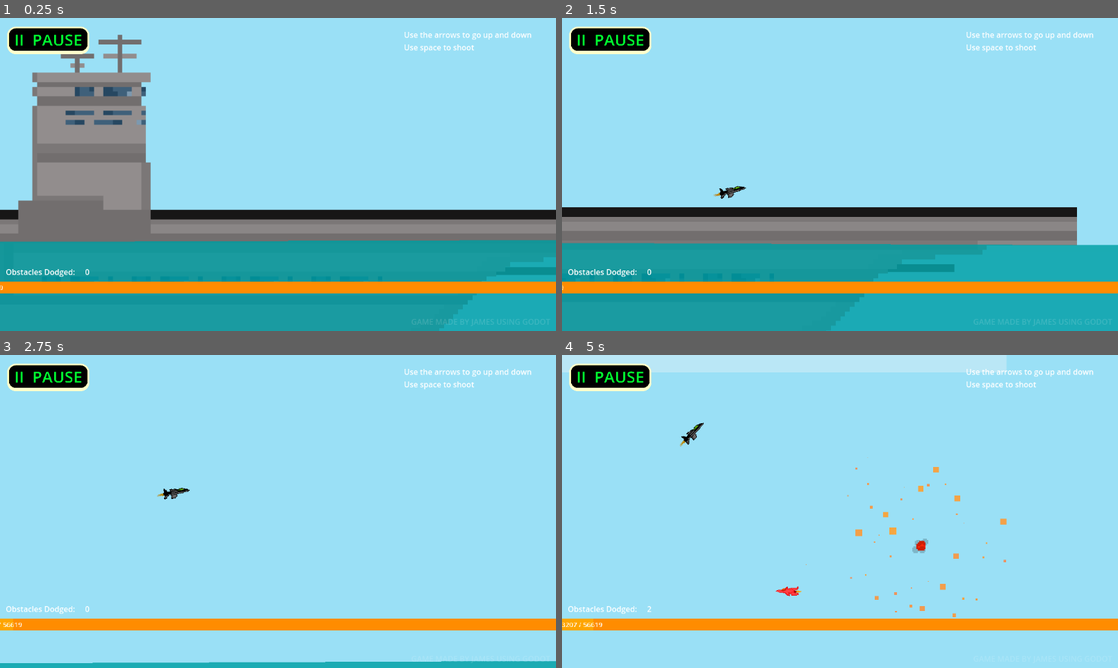
Above: before the commit, frames 1-4 (two rows, left to right).
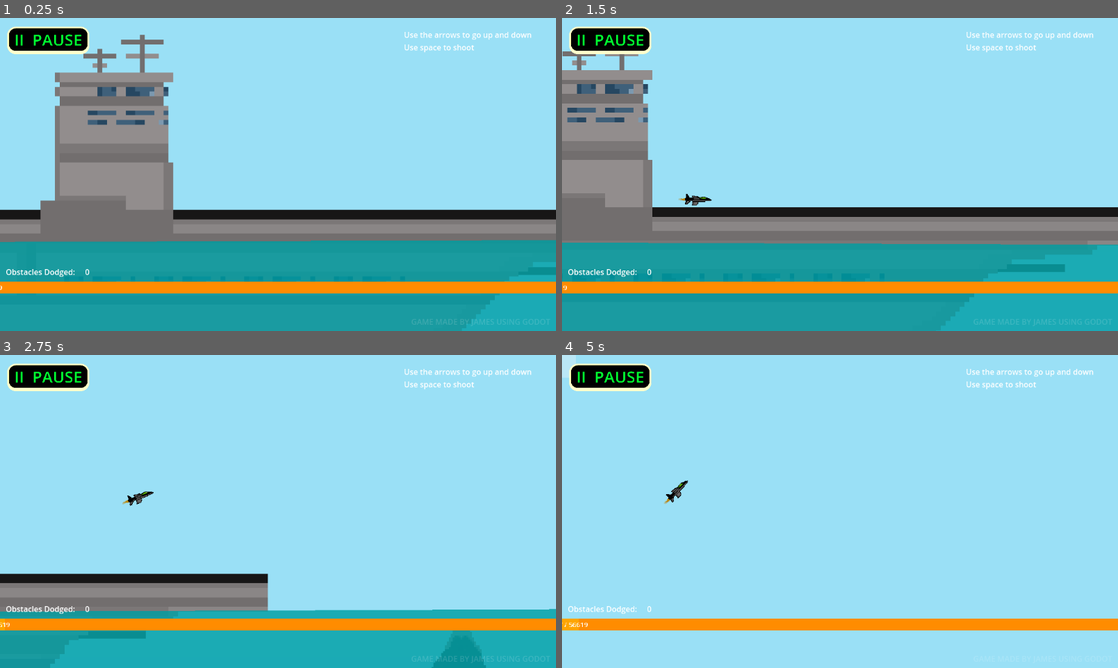
Above: after the commit, the same moments.

Repository: star6fish/DigitalTechInternalInternal
Game: Godot game, scene res://scenes/TestingScene.tscn
Two runs of this game, one before a commit and one after it. Both use one fixed random seed, a clock stepped at 60 frames per second and the inputs below. The project has no main scene, so this scene is started directly.
Inputs:
- Up to frame 1 (0.25 s): no input
- Up to frame 2 (1.5 s): click "II PAUSE" at 0.5 s; click "RESUME" at 1.25 s
- Up to frame 3 (2.75 s): hold Right (ui_right) from 2.03 s (still down); hold Space (shoot) from 2.03 s (still down)
- Up to frame 4 (5 s): release Right (ui_right) at 2.78 s; release Space (shoot) at 2.78 s; hold Down (ui_down) 2.78-3.53 s; tap Space (shoot) at 2.85, 4.35 s; hold Right (ui_right) 3.53-4.28 s; hold Space (shoot) 3.53-4.28 s; hold Up (ui_up) from 4.28 s (still down)

The runs differ from the first frame. In frame 1, 5.7% of the frame differs, in the area x 0-94%, y 5-92%; in frame 2, 11%; in frame 3, 19%, in the area x 0-100%, y 42-100%; in frame 4, 4.8%.

Commit message:
18/10/2024

Diff:
--- a/assets/Bullet.tscn
+++ b/assets/Bullet.tscn
@@ -16,13 +16,22 @@
 orbit_velocity_max = 1.801
 gravity = Vector3(0, 80, 0)
 
+[sub_resource type="Gradient" id="Gradient_6blgd"]
+offsets = PackedFloat32Array(0, 0.843023)
+colors = PackedColorArray(1, 1, 1, 1, 0, 0, 0, 1)
+
+[sub_resource type="GradientTexture2D" id="GradientTexture2D_34vey"]
+gradient = SubResource("Gradient_6blgd")
+fill = 1
+fill_from = Vector2(0.501424, 0.498576)
+
 [node name="Area2D" type="Area2D"]
 scale = Vector2(0.0112261, 0.522914)
 script = ExtResource("1_2g4tb")
 metadata/Bullet = true
 
 [node name="CollisionShape2D" type="CollisionShape2D" parent="."]
-scale = Vector2(1.66953, 4.22095)
+scale = Vector2(1.66953, 2.69106)
 shape = SubResource("RectangleShape2D_ta37u")
 
 [node name="ColorRect" type="ColorRect" parent="."]
@@ -36,3 +45,14 @@
 modulate = Color(0.941176, 0.678431, 0.431373, 1)
 process_material = SubResource("ParticleProcessMaterial_xsvi5")
 lifetime = 2.05
+
+[node name="PointLight2D" type="PointLight2D" parent="."]
+z_index = -1
+z_as_relative = false
+position = Vector2(44.5389, 1.90735e-06)
+scale = Vector2(59.8494, 0.119523)
+energy = 10.05
+range_layer_min = -1
+range_item_cull_mask = 2
+shadow_enabled = true
+texture = SubResource("GradientTexture2D_34vey")
--- a/assets/Player.tscn
+++ b/assets/Player.tscn
@@ -58,8 +58,8 @@
 [node name="CharacterBody2D" type="CharacterBody2D"]
 scale = Vector2(1.07735, 1.07735)
 script = ExtResource("1_5acs1")
-ExplosionScene = ExtResource("2_ovkc5")
-BulletScene = ExtResource("3_007f3")
+explosion_scene = ExtResource("2_ovkc5")
+bullet_scene = ExtResource("3_007f3")
 
 [node name="Area2D" type="Area2D" parent="."]
 
--- a/scenes/OptionsScreen.tscn
+++ b/scenes/OptionsScreen.tscn
@@ -371,7 +371,8 @@
 scale = Vector2(0.319986, 0.332453)
 pivot_offset = Vector2(734, 111)
 theme_override_colors/font_color = Color(0, 1, 0.192157, 1)
-theme_override_colors/font_pressed_color = Color(0, 0, 0, 1)
+theme_override_colors/font_pressed_color = Color(0.737255, 1, 0.192157, 1)
+theme_override_colors/font_hover_color = Color(0.737255, 1, 0.192157, 1)
 theme_override_font_sizes/font_size = 125
 theme_override_styles/normal = ExtResource("2_6glo3")
 theme_override_styles/hover = ExtResource("3_nrnbf")
--- a/scenes/PlayScreen.tscn
+++ b/scenes/PlayScreen.tscn
@@ -52,8 +52,8 @@
 scale = Vector2(0.601463, 0.569333)
 pivot_offset = Vector2(273, 117)
 theme_override_colors/font_color = Color(0, 1, 0.192157, 1)
-theme_override_colors/font_pressed_color = Color(0, 0, 0, 1)
-theme_override_colors/font_hover_color = Color(0, 0, 0, 1)
+theme_override_colors/font_pressed_color = Color(0.737255, 1, 0.192157, 1)
+theme_override_colors/font_hover_color = Color(0.737255, 1, 0.192157, 1)
 theme_override_font_sizes/font_size = 150
 theme_override_styles/normal = ExtResource("2_y6fqv")
 theme_override_styles/hover = ExtResource("3_6dm14")
@@ -68,8 +68,8 @@
 scale = Vector2(0.357514, 0.338416)
 pivot_offset = Vector2(339, 117)
 theme_override_colors/font_color = Color(1, 1, 1, 1)
-theme_override_colors/font_pressed_color = Color(0, 0, 0, 1)
-theme_override_colors/font_hover_color = Color(0, 0, 0, 1)
+theme_override_colors/font_pressed_color = Color(0.776471, 0.776471, 0.776471, 1)
+theme_override_colors/font_hover_color = Color(0.776471, 0.776471, 0.776471, 1)
 theme_override_font_sizes/font_size = 150
 theme_override_styles/normal = ExtResource("2_y6fqv")
 theme_override_styles/hover = ExtResource("3_6dm14")
@@ -84,8 +84,8 @@
 scale = Vector2(0.357, 0.338)
 pivot_offset = Vector2(339, 117)
 theme_override_colors/font_color = Color(1, 1, 1, 1)
-theme_override_colors/font_pressed_color = Color(0, 0, 0, 1)
-theme_override_colors/font_hover_color = Color(0, 0, 0, 1)
+theme_override_colors/font_pressed_color = Color(0.776471, 0.776471, 0.776471, 1)
+theme_override_colors/font_hover_color = Color(0.776471, 0.776471, 0.776471, 1)
 theme_override_font_sizes/font_size = 150
 theme_override_styles/normal = ExtResource("2_y6fqv")
 theme_override_styles/hover = ExtResource("3_6dm14")
--- a/scenes/TestingScene.tscn
+++ b/scenes/TestingScene.tscn
@@ -2,7 +2,6 @@
 
 [ext_resource type="PackedScene" uid="uid://c1wlff68hwr0h" path="res://assets/Player.tscn" id="1_86ifi"]
 [ext_resource type="Script" path="res://scripts/TestingScene.gd" id="1_qlakw"]
-[ext_resource type="PackedScene" uid="uid://kownbogt80w6" path="res://assets/obstacle.tscn" id="2_p6737"]
 [ext_resource type="PackedScene" uid="uid://btccivvk86dij" path="res://assets/missile.tscn" id="4_53f2b"]
 [ext_resource type="PackedScene" uid="uid://bdab77ain0ysm" path="res://assets/mountain.tscn" id="4_ngl22"]
 [ext_resource type="PackedScene" uid="uid://0j8eka4tmoa1" path="res://assets/jetplane_obstacle1.tscn" id="5_tqf1o"]
@@ -30,8 +29,9 @@
 background_energy_multiplier = 5.55
 ambient_light_color = Color(0.941421, 0.896557, 0.99677, 1)
 glow_enabled = true
-glow_normalized = true
-glow_intensity = 1.0
+glow_intensity = 0.27
+glow_strength = 1.08
+glow_hdr_scale = 0.0
 fog_light_color = Color(0.392157, 0.423529, 0.47451, 1)
 fog_light_energy = 1.48
 
@@ -72,20 +72,31 @@
 fill_from = Vector2(0, 1)
 fill_to = Vector2(0, 0)
 
+[sub_resource type="Environment" id="Environment_3utu1"]
+background_mode = 3
+background_energy_multiplier = 5.55
+ambient_light_color = Color(0.941421, 0.896557, 0.99677, 1)
+glow_enabled = true
+glow_normalized = true
+glow_intensity = 4.15
+glow_strength = 1.15
+glow_hdr_scale = 0.0
+fog_light_color = Color(0.392157, 0.423529, 0.47451, 1)
+fog_light_energy = 1.48
+
 [node name="Node2D" type="Node2D"]
 modulate = Color(1, 0.968627, 0.968627, 1)
 position = Vector2(425, 512)
 script = ExtResource("1_qlakw")
-ObstacleScene = ExtResource("2_p6737")
-MountainScene = ExtResource("4_ngl22")
-MissileScene = ExtResource("4_53f2b")
-JetPlane_Obstacle1Scene = ExtResource("5_tqf1o")
-JetPlane_Obstacle2Scene = ExtResource("6_tij6r")
-JetPlane_Obstacle3Scene = ExtResource("7_fleq2")
-JetPlane_Obstacle4Scene = ExtResource("8_271cl")
-CactusScene = ExtResource("20_yunnv")
-JungleTree_Obstacle1Scene = ExtResource("10_fteo2")
-JungleTree_Obstacle2Scene = ExtResource("11_th4ki")
+mountain_scene = ExtResource("4_ngl22")
+missile_scene = ExtResource("4_53f2b")
+jet_plane_obstacle1_scene = ExtResource("5_tqf1o")
+jet_plane_obstacle2_scene = ExtResource("6_tij6r")
+jet_plane_obstacle3_scene = ExtResource("7_fleq2")
+jet_plane_obstacle4_scene = ExtResource("8_271cl")
+cactus_scene = ExtResource("20_yunnv")
+jungle_tree_obstacle1_scene = ExtResource("10_fteo2")
+jungle_tree_obstacle2_scene = ExtResource("11_th4ki")
 
 [node name="WorldEnvironment" type="WorldEnvironment" parent="."]
 environment = SubResource("Environment_1c1a5")
@@ -104,6 +115,8 @@
 scale = Vector2(0.355583, 0.339012)
 pivot_offset = Vector2(239, 84)
 theme_override_colors/font_color = Color(0, 1, 0.192157, 1)
+theme_override_colors/font_pressed_color = Color(0.737255, 1, 0.192157, 1)
+theme_override_colors/font_hover_color = Color(0.737255, 1, 0.192157, 1)
 theme_override_font_sizes/font_size = 93
 theme_override_styles/normal = ExtResource("9_644ma")
 theme_override_styles/hover = ExtResource("10_ynfu8")
@@ -132,7 +145,7 @@
 offset_right = 1152.0
 offset_bottom = 586.0
 scale = Vector2(1, 0.599999)
-color = Color(0, 100, 0, 1)
+color = Color(0, 1, 0, 1)
 
 [node name="Label3" type="Label" parent="CanvasLayer/ColorRect"]
 layout_mode = 0
@@ -201,7 +214,8 @@
 scale = Vector2(0.566069, 0.588125)
 pivot_offset = Vector2(441, 132)
 theme_override_colors/font_color = Color(0, 1, 0.192157, 1)
-theme_override_colors/font_pressed_color = Color(0, 0, 0, 1)
+theme_override_colors/font_pressed_color = Color(0.737255, 1, 0.192157, 1)
+theme_override_colors/font_hover_color = Color(0.737255, 1, 0.192157, 1)
 theme_override_font_sizes/font_size = 125
 theme_override_styles/normal = ExtResource("9_644ma")
 theme_override_styles/hover = ExtResource("10_ynfu8")
@@ -216,7 +230,8 @@
 scale = Vector2(0.72673, 0.706277)
 pivot_offset = Vector2(343, 63)
 theme_override_colors/font_color = Color(1, 1, 1, 1)
-theme_override_colors/font_pressed_color = Color(0, 0, 0, 1)
+theme_override_colors/font_pressed_color = Color(0.776471, 0.776471, 0.776471, 1)
+theme_override_colors/font_hover_color = Color(0.776471, 0.776471, 0.776471, 1)
 theme_override_font_sizes/font_size = 71
 theme_override_styles/normal = ExtResource("9_644ma")
 theme_override_styles/hover = ExtResource("10_ynfu8")
@@ -233,7 +248,6 @@
 
 [node name="CharacterBody2D" parent="." instance=ExtResource("1_86ifi")]
 position = Vector2(-693, -46)
-SPEED = 500.0
 
 [node name="RayCast2D" type="RayCast2D" parent="."]
 position = Vector2(13.0718, -392.63)
@@ -711,6 +725,9 @@
 z_index = 1
 position = Vector2(54509, 232)
 
-[connection signal="pressed" from="CanvasLayer/Button" to="." method="_pauseButtonPressed"]
-[connection signal="pressed" from="CanvasLayer2/Button" to="." method="_resumeButtonPressed"]
-[connection signal="pressed" from="CanvasLayer2/Button2" to="." method="_homeButtonPressed"]
+[node name="WorldEnvironment2" type="WorldEnvironment" parent="."]
+environment = SubResource("Environment_3utu1")
+
+[connection signal="pressed" from="CanvasLayer/Button" to="." method="_pause_button_pressed"]
+[connection signal="pressed" from="CanvasLayer2/Button" to="." method="_resume_button_pressed"]
+[connection signal="pressed" from="CanvasLayer2/Button2" to="." method="_home_button_pressed"]
--- a/scripts/Player.gd
+++ b/scripts/Player.gd
@@ -1,18 +1,18 @@
 extends CharacterBody2D
 
-@export var SPEED = 300.0
-@export var ExplosionScene: PackedScene
-@export var BulletScene: PackedScene
+@export var speed = 300.0
+@export var explosion_scene: PackedScene
+@export var bullet_scene: PackedScene
 
 @onready var global = get_node("/root/Global")
 
-var TakingOff = true
-var Crashing = false
+var taking_off = true
+var crashing = false
 
-var Explosion = false
-var ShakeStrength = 0.0
+var explosion = false
+var shake_strength = 0.0
 
-var ShootingCooldown = false
+var shooting_cooldown = false
 
 # Get the gravity from the project settings to be synced with RigidBody nodes.
 var gravity = ProjectSettings.get_setting("physics/2d/default_gravity")
@@ -23,90 +23,90 @@
 func _hitobject(object):
 	if object.get_parent().has_meta("obstacle"):
 
-		Crashing = true
-		SPEED = 150
+		crashing = true
+		speed = 150
 
-		Explosion = ExplosionScene.instantiate()
+		explosion = explosion_scene.instantiate()
 
-		Explosion.position.x = position.x
-		Explosion.position.y = position.y
-		Explosion.get_child(0).modulate = Color.ORANGE
-		Explosion.get_child(1).color = Color.ORANGE
+		explosion.position.x = position.x
+		explosion.position.y = position.y
+		explosion.get_child(0).modulate = Color.ORANGE
+		explosion.get_child(1).color = Color.ORANGE
 
-		get_parent().add_child(Explosion)
+		get_parent().add_child(explosion)
 
 		await get_tree().create_timer(0.5).timeout
 
 		if get_tree() != null:
 			get_tree().paused = false
 			queue_free()
-			global.MapType = "Ocean"
+			global.map_type = "Ocean"
 			get_tree().reload_current_scene()
 
 	elif object.has_meta("MapType"):
-		global.MapType = object.get_meta("MapType")
+		global.map_type = object.get_meta("MapType")
 	elif object.get_parent().name == "Node2D3":
 		_win()
 
 func _hitobject_OD(object):
 	if object.get_parent().name != "Node2D" and object.get_parent().has_meta("obstacle"):
-		global.obstaclesDodged += 1
+		global.obstacles_dodged += 1
 
 func _shoot():
 
-	ShootingCooldown = true
+	shooting_cooldown = true
 
-	var Bullet = BulletScene.instantiate()
-	get_parent().add_child(Bullet)
+	var bullet = bullet_scene.instantiate()
+	get_parent().add_child(bullet)
 
-	Bullet.position = position
-	Bullet.rotation = rotation
+	bullet.position = position
+	bullet.rotation = rotation
 
 	await get_tree().create_timer(0.5).timeout
 
-	ShootingCooldown = false
+	shooting_cooldown = false
 
 func _physics_process(delta):
 
 	$AnimatedSprite2D.play()
-	$AnimatedSprite2D.modulate = global.ColourPlane
+	$AnimatedSprite2D.modulate = global.colour_plane
 
-	if TakingOff == true:
+	if taking_off == true:
 
 		$AnimatedSprite2D.animation = "default"
 
 		if position.y <= -85:
 			rotation = rotate_toward(rotation, 0, delta * 0.2)
 			if rotation == 0:
-				TakingOff = false
+				taking_off = false
 		else:
-			velocity.x = SPEED * 2
-			velocity.y = 1 * (rotation * SPEED)
+			velocity.x = speed * 2
+			velocity.y = 1 * (rotation * speed)
 
 			if position.x >= - 215:
 				rotation = rotate_toward(rotation, -0.5, delta)
 
-	elif TakingOff == false:
+	elif taking_off == false:
 
 		var direction_x = Input.get_axis("ui_left", "ui_right")
 		var direction_y = Input.get_axis("ui_up", "ui_down")
 
 		if direction_x:
-			velocity.x = clamp(direction_x * SPEED, 0, SPEED)
+			velocity.x = clamp(direction_x * speed, 0, speed)
 			$AnimatedSprite2D.animation = "default_speeding"
 		else:
 			velocity.x = 0
 			$AnimatedSprite2D.animation = "default"
 
-		velocity.x += SPEED
+		velocity.x += speed
 
-		if Crashing == true:
+		if crashing == true:
 			velocity.y = 200
 			rotation += 5 * delta
 
 			$AnimatedSprite2D.animation = "default"
 
-		elif Crashing == false:
+		elif crashing == false:
 			if direction_y:
 				rotation = rotate_toward(rotation, 0.8 * direction_y, delta * 4)
 			else:
@@ -115,24 +115,24 @@
 			if position.y == -910 and not direction_y:
 				rotation = rotate_toward(rotation, 0, delta * 5)
 
-			velocity.y = 1 * (rotation * SPEED)
+			velocity.y = 1 * (rotation * speed)
 
 			var shooting = Input.is_action_pressed("shoot")
 
-			if shooting and ShootingCooldown == false:
+			if shooting and shooting_cooldown == false:
 				_shoot()
 
 	move_and_slide()
 
 	position.y = clamp(position.y, -910, 200)
 
-	if Crashing == true:
+	if crashing == true:
 
-		ShakeStrength = lerp(ShakeStrength, 40.0, 5 * delta)
+		shake_strength = lerp(shake_strength, 40.0, 5 * delta)
 
-		var ShakeVector = Vector2(400 - (400 * (ShakeStrength / 40) / 4) + RandomNumberGenerator.new().randf_range(-ShakeStrength, ShakeStrength), RandomNumberGenerator.new().randf_range(-ShakeStrength, ShakeStrength))
-		get_parent().get_child(9).offset = lerp(get_parent().get_child(9).offset, ShakeVector, delta * 10)
-		get_parent().get_child(9).rotation = lerp(get_parent().get_child(9).rotation, RandomNumberGenerator.new().randf_range(-ShakeStrength, ShakeStrength), delta * 5)
+		var shake_vector = Vector2(400 - (400 * (shake_strength / 40) / 4) + RandomNumberGenerator.new().randf_range(-shake_strength, shake_strength), RandomNumberGenerator.new().randf_range(-shake_strength, shake_strength))
+		get_parent().get_child(9).offset = lerp(get_parent().get_child(9).offset, shake_vector, delta * 10)
+		get_parent().get_child(9).rotation = lerp(get_parent().get_child(9).rotation, RandomNumberGenerator.new().randf_range(-shake_strength, shake_strength), delta * 5)
 		get_parent().get_child(9).zoom = lerp(get_parent().get_child(9).zoom, Vector2(1.5, 1.5), delta)
 
 	#if Crashing == true:
--- a/scripts/TestingScene.gd
+++ b/scripts/TestingScene.gd
@@ -1,162 +1,170 @@
 extends Node2D
 
-@export var ObstacleScene: PackedScene
-@export var MountainScene: PackedScene
-@export var MissileScene: PackedScene
-@export var JetPlane_Obstacle1Scene: PackedScene
-@export var JetPlane_Obstacle2Scene: PackedScene
-@export var JetPlane_Obstacle3Scene: PackedScene
-@export var JetPlane_Obstacle4Scene: PackedScene
-@export var CactusScene: PackedScene
-@export var JungleTree_Obstacle1Scene: PackedScene
-@export var JungleTree_Obstacle2Scene: PackedScene
+@export var obstacle_scene: PackedScene
+@export var mountain_scene: PackedScene
+@export var missile_scene: PackedScene
+@export var jet_plane_obstacle1_scene: PackedScene
+@export var jet_plane_obstacle2_scene: PackedScene
+@export var jet_plane_obstacle3_scene: PackedScene
+@export var jet_plane_obstacle4_scene: PackedScene
+@export var cactus_scene: PackedScene
+@export var jungle_tree_obstacle1_scene: PackedScene
+@export var jungle_tree_obstacle2_scene: PackedScene
 
 @onready var global = get_node("/root/Global")
 
-var obstacleCoolDown = false
+var obstacle_cool_down = false
 var obstacles = {}
 var ShakeStrength = 0
 
+#Pause button pressed
 func _pause():
 	get_tree().paused = true
 	$CanvasLayer.visible = false
 	$CanvasLayer2.visible = true
 
+#Resume button pressed
 func _resume():
 	get_tree().paused = false
 	$CanvasLayer2.visible = false
 	$CanvasLayer.visible = true
 
+#Home button pressed
 func _home():
 	get_tree().paused = false
 	get_tree().change_scene_to_file("res://scenes/PlayScreen.tscn")
 
-func _pauseButtonPressed():
+
+func _pause_button_pressed():
 	_pause()
 
-func _resumeButtonPressed():
+
+func _resume_button_pressed():
 	_resume()
 
-func _homeButtonPressed():
+
+func _home_button_pressed():
 	_home()
 
+#Spawn an obstacle
 func _spawn_obstacle():
 
-	obstacleCoolDown = true
+	obstacle_cool_down = true
 
-	var Random = RandomNumberGenerator.new()
-	Random.randomize()
+	var random = RandomNumberGenerator.new()
+	random.randomize()
 
-	var ObstacleSelect = Random.randi_range(1, 3)
+	var obstacle_select = random.randi_range(1, 3)
 
-	if ObstacleSelect == 1:
-		if global.MapType == "Ocean":
-			ObstacleSelect = MountainScene
-		elif global.MapType == "Desert":
-			ObstacleSelect = CactusScene
-		elif global.MapType == "Jungle":
+	if obstacle_select == 1:
+		if global.map_type == "Ocean":
+			obstacle_select = mountain_scene
+		elif global.map_type == "Desert":
+			obstacle_select = cactus_scene
+		elif global.map_type == "Jungle":
 
-			var ObstacleJungleTreeType = Random.randi_range(1, 2)
+			var obstacle_jungle_tree_type = random.randi_range(1, 2)
 
-			if ObstacleJungleTreeType == 1:
-				ObstacleSelect = JungleTree_Obstacle1Scene
-			elif ObstacleJungleTreeType == 2:
-				ObstacleSelect = JungleTree_Obstacle2Scene
+			if obstacle_jungle_tree_type == 1:
+				obstacle_select = jungle_tree_obstacle1_scene
+			elif obstacle_jungle_tree_type == 2:
+				obstacle_select = jungle_tree_obstacle2_scene
 
-	elif ObstacleSelect == 2:
-		ObstacleSelect = MissileScene
-	elif ObstacleSelect == 3:
+	elif obstacle_select == 2:
+		obstacle_select = missile_scene
+	elif obstacle_select == 3:
 
-		var ObstacleJetPlaneColour = Random.randi_range(1, 3)
+		var obstacle_jet_plane_colour = random.randi_range(1, 3)
 
-		if ObstacleJetPlaneColour == 1:
-			ObstacleSelect = JetPlane_Obstacle1Scene
-		elif ObstacleJetPlaneColour == 2:
-			ObstacleSelect = JetPlane_Obstacle2Scene
-		elif  ObstacleJetPlaneColour == 3:
-			ObstacleSelect = JetPlane_Obstacle3Scene
+		if obstacle_jet_plane_colour == 1:
+			obstacle_select = jet_plane_obstacle1_scene
+		elif obstacle_jet_plane_colour == 2:
+			obstacle_select = jet_plane_obstacle2_scene
+		elif obstacle_jet_plane_colour == 3:
+			obstacle_select = jet_plane_obstacle3_scene
 
-	var obstaclePositionY = clamp(randf_range($CharacterBody2D.position.y - 100, $CharacterBody2D.position.y + 100), -1000, -320)
+	var obstacle_position_y = clamp(randf_range($CharacterBody2D.position.y - 100, $CharacterBody2D.position.y + 100), -1000, -320)
 
-	var canSpawn = true
+	var can_spawn = true
 
 	for obstacle in obstacles:
-		if obstacles[obstacle] - obstaclePositionY < 10:
-			canSpawn = false
+		if obstacles[obstacle] - obstacle_position_y < 10:
+			can_spawn = false
 
-	if ObstacleSelect == MountainScene or ObstacleSelect == JungleTree_Obstacle1Scene or ObstacleSelect == JungleTree_Obstacle2Scene:
-		canSpawn = true
-		obstaclePositionY = randf_range(100, 200)
-	elif ObstacleSelect == CactusScene:
+	if obstacle_select == mountain_scene or obstacle_select == jungle_tree_obstacle1_scene or obstacle_select == jungle_tree_obstacle2_scene:
+		can_spawn = true
+		obstacle_position_y = randf_range(100, 200)
+	elif obstacle_select == cactus_scene:
+
+		$RayCast2D.position = Vector2($CharacterBody2D.position.x + 2000, -500)
 
 		if $RayCast2D.is_colliding():
 
 			var RaycastInstance = $RayCast2D.get_collider()
 
 			if RaycastInstance.has_meta("DesertRug"):
-				obstaclePositionY = 650 - $RayCast2D.get_collision_point().y
+				obstacle_position_y = 600 - $RayCast2D.get_collision_point().y
 			else:
-				canSpawn = false
+				can_spawn = false
 		else:
-			canSpawn = false
+			can_spawn = false
 
-	if canSpawn == true:
+	if can_spawn == true:
 
-		var Obstacle = ObstacleSelect.instantiate()
+		var obstacle = obstacle_select.instantiate()
 
-		obstacles[Obstacle] = obstaclePositionY
+		obstacles[obstacle] = obstacle_position_y
 
-		add_child(Obstacle)
+		add_child(obstacle)
 
-		Obstacle.position.x = $CharacterBody2D.position.x + 2000
-		Obstacle.position.y = obstaclePositionY
+		obstacle.position.x = $CharacterBody2D.position.x + 2000
+		obstacle.position.y = obstacle_position_y
 
-		var Double = Random.randi_range(1, 4)
+		var double = random.randi_range(1, 4)
 
-		if Double == 4:
+		if double == 4:
 			_spawn_obstacle()
 
-		if global.Difficulty == "Easy":
+		if global.difficulty == "Easy":
 			await get_tree().create_timer(1).timeout
-		elif global.Difficulty == "Normal":
+		elif global.difficulty == "Normal":
 			await get_tree().create_timer(0.5).timeout
-		elif global.Difficulty == "Hard":
+		elif global.difficulty == "Hard":
 			await get_tree().create_timer(0.2).timeout
 
-		obstacles.erase(Obstacle)
+		obstacles.erase(obstacle)
 
-	obstacleCoolDown = false
+	obstacle_cool_down = false
 
-# Called when the node enters the scene tree for the first time.
+
+#Called when the node enters the scene tree for the first time.
 func _ready():
-	global.obstaclesDodged = 0
-	if global.Difficulty == "Easy":
+	global.obstacles_dodged = 0
+	if global.difficulty == "Easy":
 		$CanvasLayer.get_child(2).color = Color.DARK_GREEN
 		$CanvasLayer.get_child(3).color = Color.GREEN
 		$CanvasLayer.get_child(3).get_child(1).add_theme_color_override("font_color", Color.FLORAL_WHITE)
-	elif global.Difficulty == "Normal":
+	elif global.difficulty == "Normal":
 		$CanvasLayer.get_child(2).color = Color.DARK_ORANGE
 		$CanvasLayer.get_child(3).color = Color.ORANGE
 		$CanvasLayer.get_child(3).get_child(1).add_theme_color_override("font_color", Color.PAPAYA_WHIP)
-	if global.Difficulty == "Hard":
+	if global.difficulty == "Hard":
 		$CanvasLayer.get_child(2).color = Color.DARK_RED
 		$CanvasLayer.get_child(3).color = Color.RED
 		$CanvasLayer.get_child(3).get_child(1).add_theme_color_override("font_color", Color.LIGHT_YELLOW)
 
-# Called every frame. 'delta' is the elapsed time since the previous frame.
+#Called every frame.'delta' is the elapsed time since the previous frame.
 func _process(delta):
-
-	$RayCast2D.position = Vector2($CharacterBody2D.position.x + 2000, -500)
 
 	$Camera2D.position.x = $CharacterBody2D.position.x
 	$Camera2D.position.y = clamp($CharacterBody2D.position.y, -600, -100)
 
 	if $CharacterBody2D.position.x > 1600:
 
-		if obstacleCoolDown == false:
+		if obstacle_cool_down == false:
 			_spawn_obstacle()
 
-	$CanvasLayer.get_child(4).text = "Obstacles Dodged:     " + str(global.obstaclesDodged)
+	$CanvasLayer.get_child(4).text = "Obstacles Dodged:     " + str(global.obstacles_dodged)
 
 	$CanvasLayer.get_child(3).position.x = -1152 * (1 - $CharacterBody2D.position.x / $Node2D3.position.x)
 	$CanvasLayer.get_child(3).get_child(0).text = (str(floor($CharacterBody2D.position.x)) + " / " + str($Node2D3.position.x))
--- a/scripts/global.gd
+++ b/scripts/global.gd
@@ -1,7 +1,7 @@
 extends Node
 
-var ColourPlane = Color.GRAY
-var Difficulty = "Normal"
-var obstaclesDodged = 0
-var MapType = "Ocean"
-var ShootingObstaclesCrashing = {}
+var colour_plane = Color.GRAY
+var difficulty = "Normal"
+var obstacles_dodged = 0
+var map_type = "Ocean"
+var shooting_obstacles_crashing = {}
Not shown: 1 places in assets/Bullet.tscn that only renumber resources
Not shown: 1 places in assets/sky.tscn that only renumber resources
